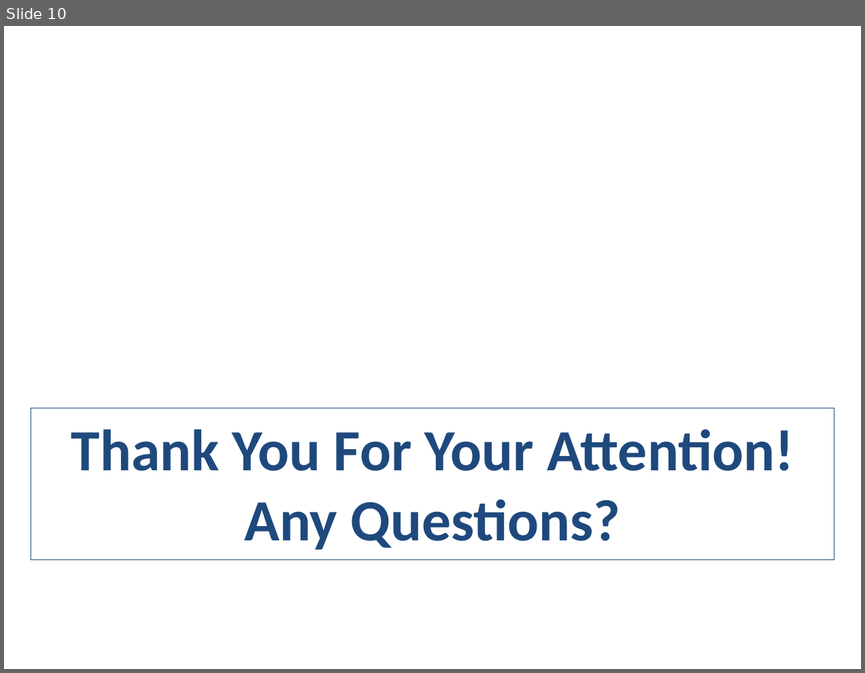
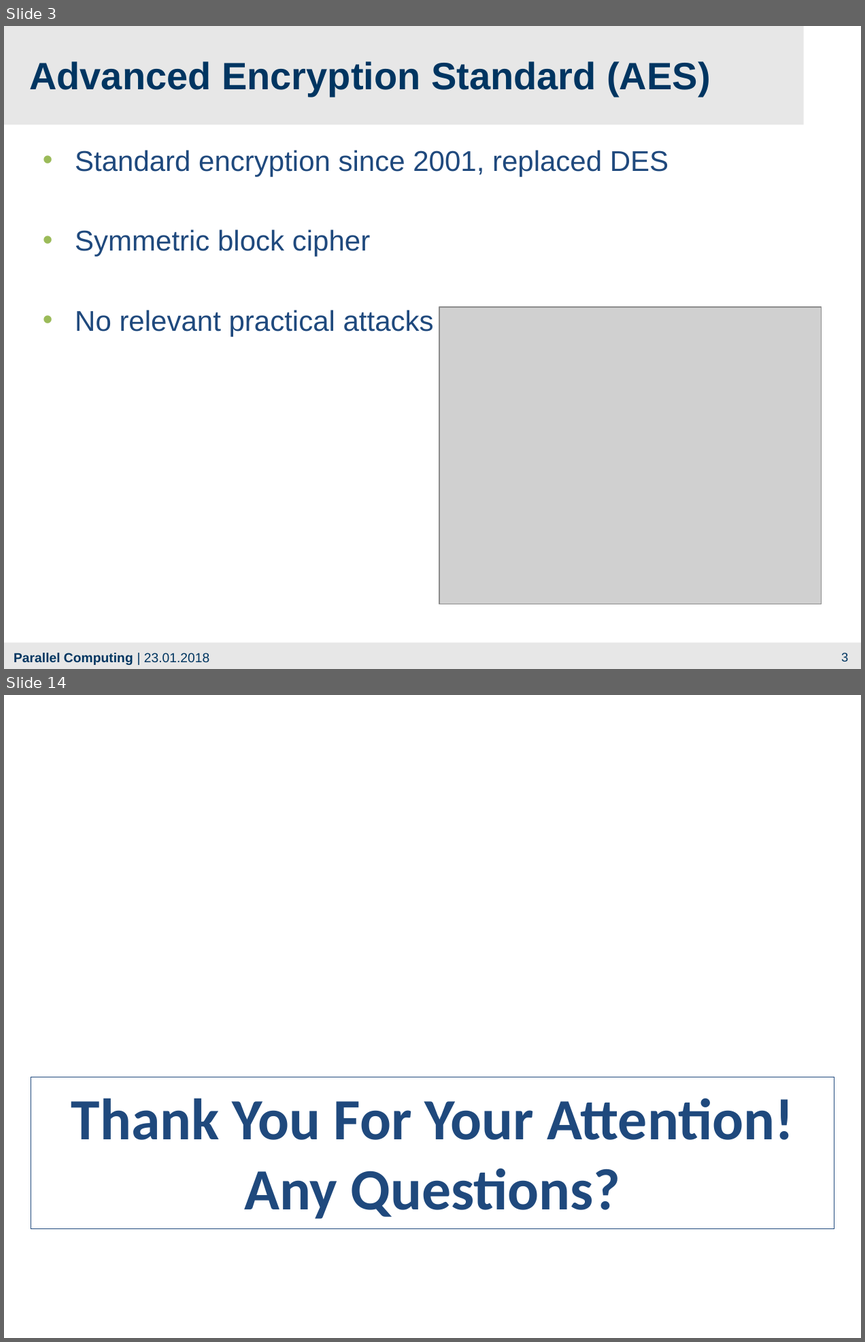
Before and after one commit to franneck94/CUDA-AES, a slide deck: Presentation.pptx. Shown one above the other, each under a label of ours: slide 10 before the commit, slides 3 and 14 after it; the slides between them are not shown. The pictures are 865x673 and 865x1342 pixels, drawn with LibreOffice and Linux fonts; fonts in the diff are those of the drawing; grey boxes stand for pictures; background and template pictures are left out. Boxes give left, top, right and bottom in pixels: in the first picture for what was removed or moved away, otherwise in the second. Text is boxed around its words. In the diff, an @@ line names an element or a change of style, - is before the commit and + after.

```diff
--- a/Presentation.pptx
+++ b/Presentation.pptx
@@ slide 3 added at [4,26,861,669], background #E7E7E7 @@
@@ rectangle added at [804,26,861,125], fill #FFFFFF @@
@@ text added at [29,61,710,96], 32 pt, text #003561, bold @@
+Advanced Encryption Standard (AES)
@@ rectangle added at [4,125,861,642], fill #FFFFFF @@
@@ text added at [75,150,668,336], 24 pt, text #1F497D @@
+• Standard encryption since 2001, replaced DES
+• Symmetric block cipher
+• No relevant practical attacks
@@ picture added at [439,307,821,604] @@
@@ text added at [14,652,209,665], 11 pt, text #003560, bold @@
+Parallel Computing | 23.01.2018
@@ page number added at [841,652,848,661], 10.5 pt, text #003560 @@
+3
@@ what was slide 10 is now slide 14 @@
```
Also in this commit, not shown: 6 slides changed, 6 other slides added, 3 slides removed, 13 other files.
